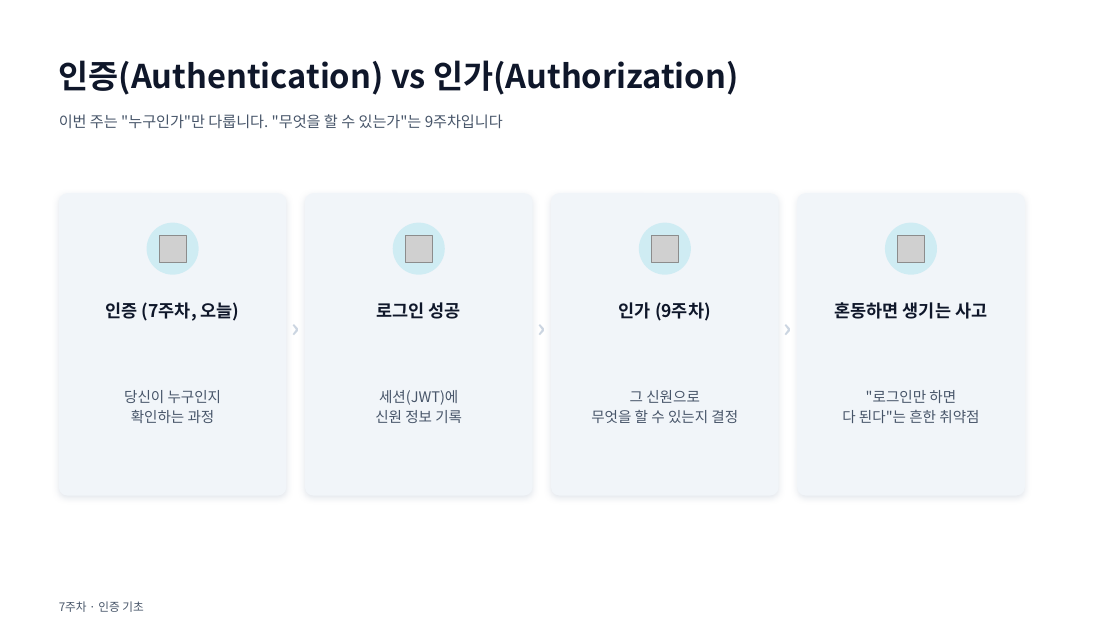
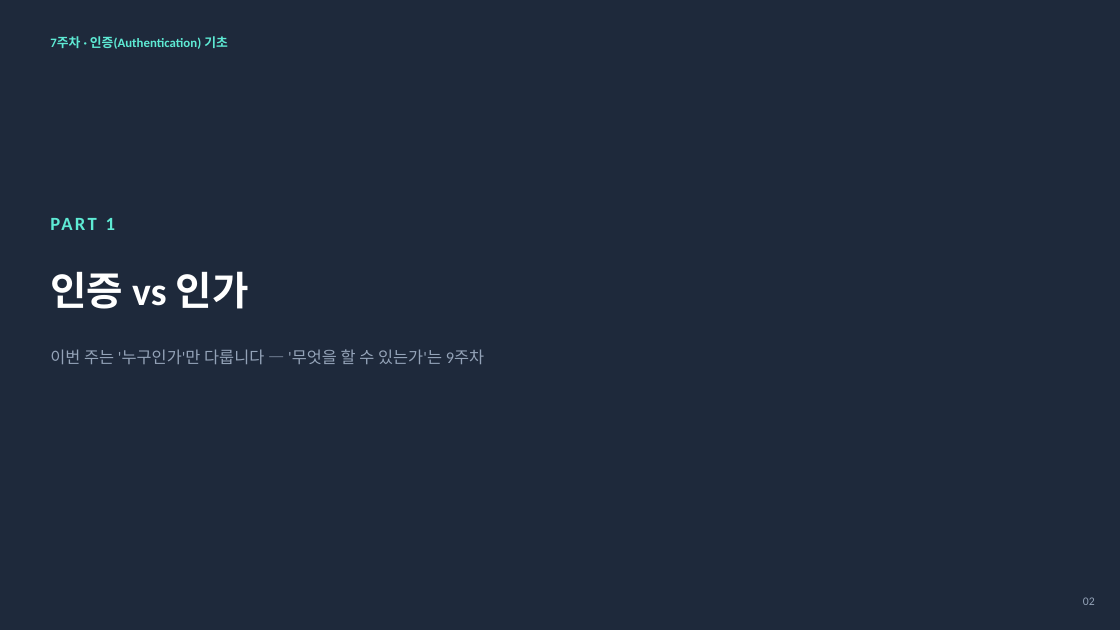
Before and after one commit to kwondo0/my-app2, a slide deck: slide 3 of slides/week07.pptx. Drawn at 1120x630 pixels with LibreOffice and Linux fonts; fonts in the diff are those of the drawing; grey boxes stand for pictures. Boxes give left, top, right and bottom in pixels: in the first picture for what was removed or moved away, otherwise in the second. Text is boxed around its words. In the diff, an @@ line names an element or a change of style, - is before the commit and + after.

```diff
--- a/slides/week07.pptx
+++ b/slides/week07.pptx
@@ background #FFFFFF to #1E293B @@
@@ text at (50, 36, 228, 49): text changed; size 10 to 11 pt; font Noto Sans CJK KR to Calibri; text colour #475569 to #5EEAD4; bold on @@
-7주차 · 인증 기초
+7주차 · 인증(Authentication) 기초
@@ rounded rectangle removed at (59, 193, 287, 496) @@
@@ rounded rectangle removed at (305, 193, 533, 496) @@
@@ rounded rectangle removed at (551, 193, 779, 496) @@
@@ rounded rectangle removed at (797, 193, 1025, 496) @@
@@ text added at (106, 218, 115, 230), 16 pt, text #5EEAD4, bold @@
+PART 1
@@ ellipse removed at (147, 223, 199, 275) @@
@@ picture removed at (159, 235, 186, 262) @@
@@ ellipse removed at (392, 223, 444, 275) @@
@@ picture removed at (405, 235, 432, 262) @@
@@ ellipse removed at (639, 223, 691, 275) @@
@@ picture removed at (651, 235, 678, 262) @@
@@ ellipse removed at (886, 223, 938, 275) @@
@@ picture removed at (897, 235, 924, 262) @@
@@ text at (50, 271, 249, 309): text changed; size 28 to 34 pt; font Noto Sans CJK KR to Calibri; text colour #0F172A to #FFFFFF @@
-인증(Authentication) vs 인가(Authorization)
+인증 vs 인가
@@ text removed at (106, 302, 240, 321) @@
-인증 (7주차, 오늘)
@@ text removed at (287, 302, 305, 353) @@
-›
@@ text removed at (377, 302, 461, 319) @@
-로그인 성공
@@ text removed at (533, 302, 551, 353) @@
-›
@@ text removed at (619, 302, 711, 321) @@
-인가 (9주차)
@@ text removed at (779, 302, 797, 353) @@
-›
@@ text removed at (835, 302, 987, 319) @@
-혼동하면 생기는 사고
@@ text at (50, 349, 484, 364): text changed; size 13 to 14 pt; font Noto Sans CJK KR to Calibri; text colour #475569 to #94A3B8 @@
-이번 주는 "누구인가"만 다룹니다. "무엇을 할 수 있는가"는 9주차입니다
+이번 주는 '누구인가'만 다룹니다 — '무엇을 할 수 있는가'는 9주차
@@ text removed at (124, 390, 222, 423) @@
-당신이 누구인지
-확인하는 과정
@@ text removed at (375, 390, 462, 423) @@
-세션(JWT)에
-신원 정보 기록
@@ text removed at (591, 390, 738, 423) @@
-그 신원으로
-무엇을 할 수 있는지 결정
@@ text removed at (842, 390, 979, 423) @@
-"로그인만 하면
-다 된다"는 흔한 취약점
@@ text added at (1083, 597, 1095, 605), 10 pt, text #94A3B8 @@
+02
```
Also in this commit, not shown: 1 other slide changed, 33 slides added, 7 slides removed, 10 other files.
